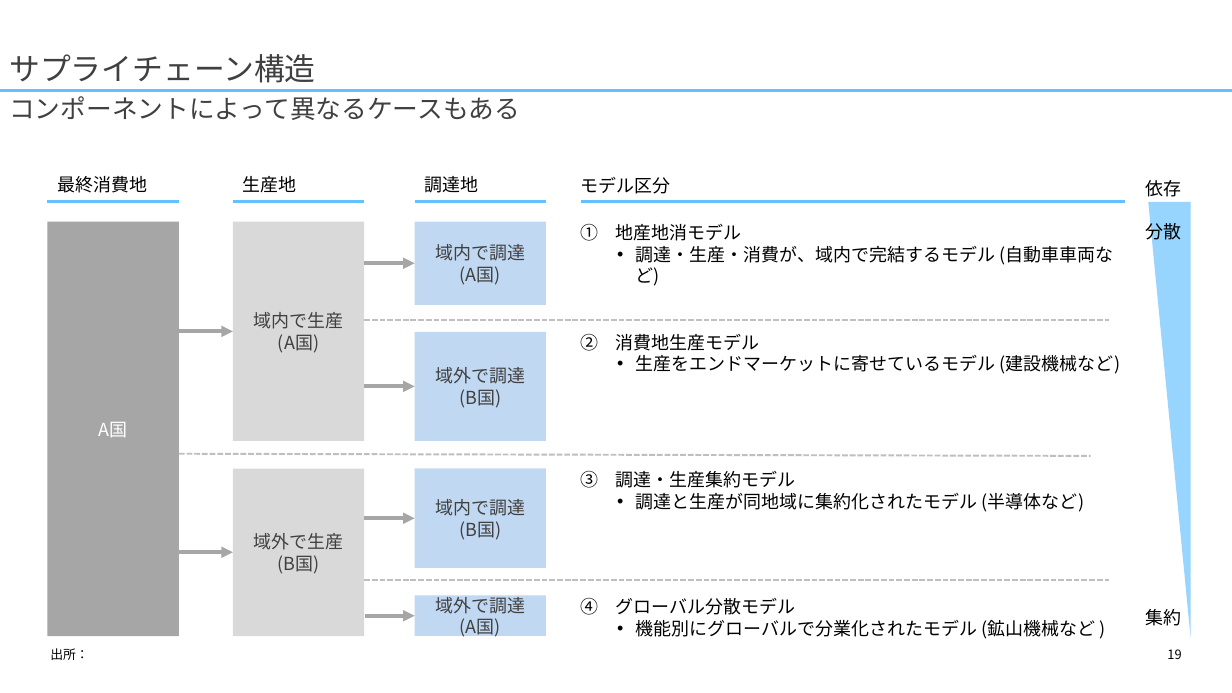
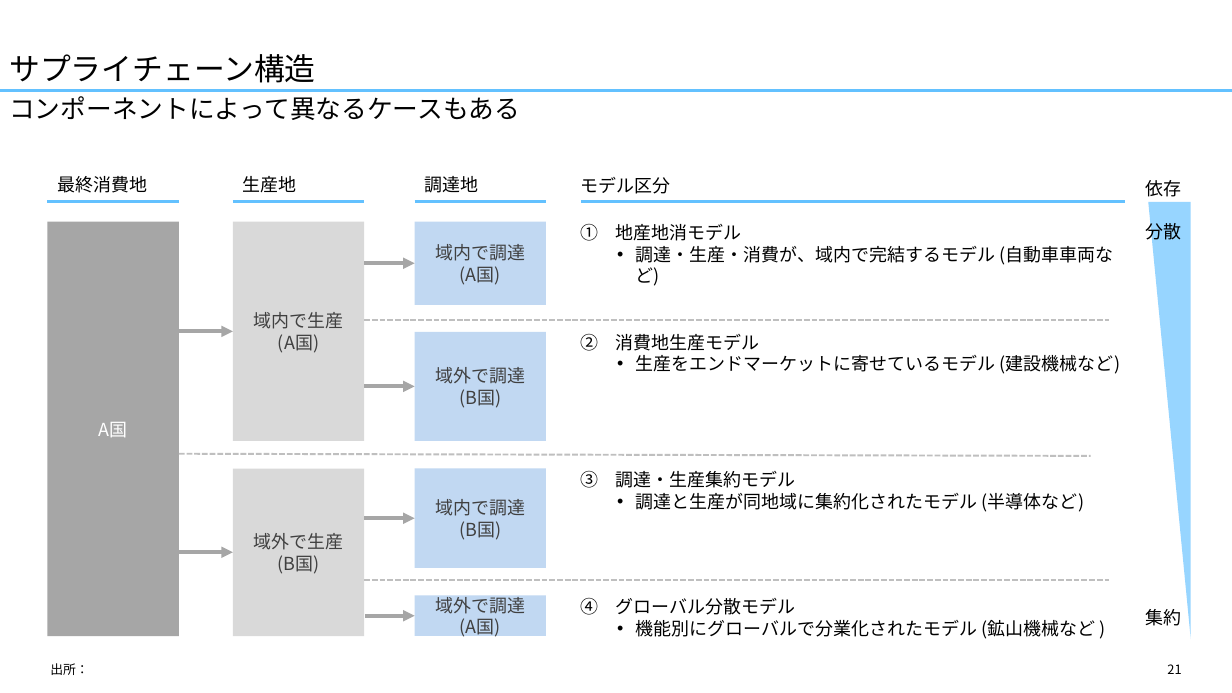
Before and after one commit to yuzucha16/dotfiles, a slide deck: slide 21 of office/Blank.potx (slide 19 before the commit). Drawn at 1232x693 pixels with LibreOffice and Linux fonts; fonts in the diff are those of the drawing. Boxes give left, top, right and bottom in pixels: in the first picture for what was removed or moved away, otherwise in the second. Text is boxed around its words. In the diff, an @@ line names an element or a change of style, - is before the commit and + after.

```diff
--- a/office/Blank.potx
+++ b/office/Blank.potx
@@ title "サプライチェーン構造" at (9,54,315,83): text colour #404040 to #000000 @@
@@ text "コンポーネントによって異なるケースもある" at (9,96,520,120): text colour #404040 to #000000 @@
@@ text "出所：": place and size @@
-text "出所：" at (50,648,88,660)
+text "出所：" at (50,663,88,675)
@@ page number at (1167,664,1181,674): text changed @@
-19
+21
```
Also in this commit, not shown: 24 other slides changed, 4 slides added.
